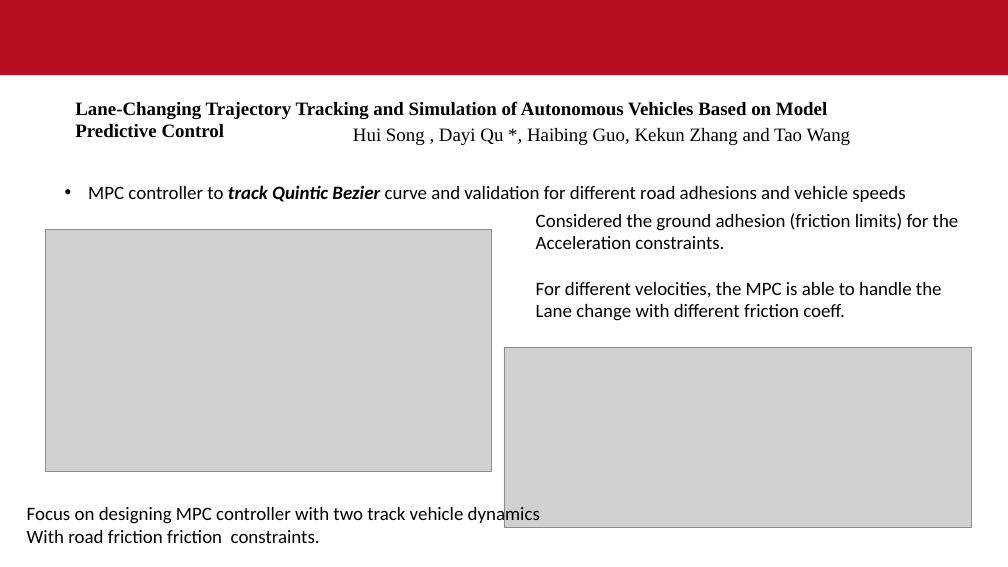
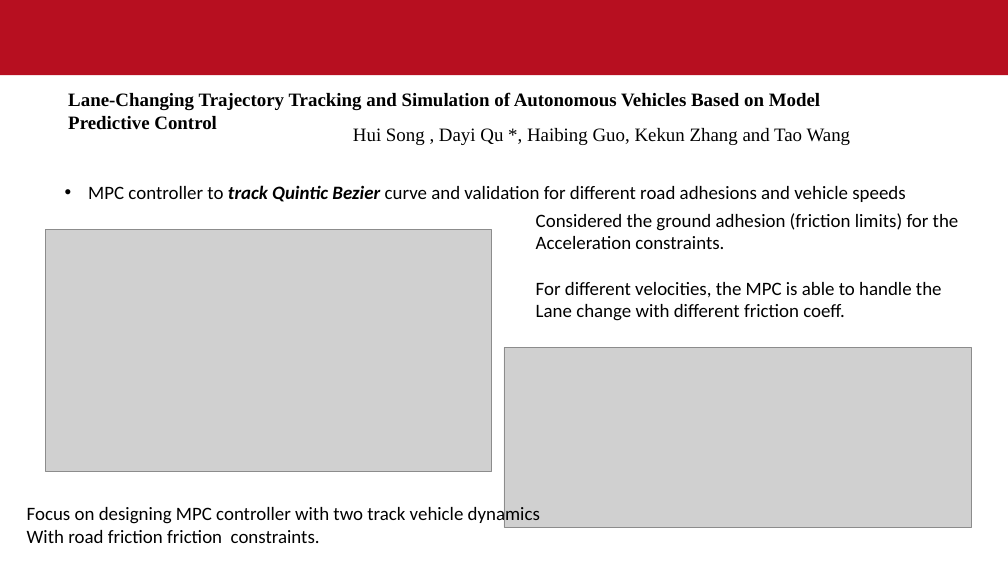
Before and after one commit to sandeepsulake96/Highway-motion-planning-using-artificial-potential-fields-with-environment-uncertainities, a slide deck: slide 22 of Thesis_outline.pptx (slide 18 before the commit). Drawn at 1008x567 pixels with LibreOffice and Linux fonts; fonts in the diff are those of the drawing; grey boxes stand for pictures; background and template pictures are left out. Boxes give left, top, right and bottom in pixels: in the first picture for what was removed or moved away, otherwise in the second. Text is boxed around its words. In the diff, an @@ line names an element or a change of style, - is before the commit and + after.

```diff
--- a/Thesis_outline.pptx
+++ b/Thesis_outline.pptx
@@ text "Lane-Changing Trajectory Tracking and Simulation ...": place and size @@
-text "Lane-Changing Trajectory Tracking and Simulation ..." at [75,101,827,138]
+text "Lane-Changing Trajectory Tracking and Simulation ..." at [68,92,820,130]
```
Also in this commit, not shown: 5 other slides changed, 7 slides added, 3 slides removed.
